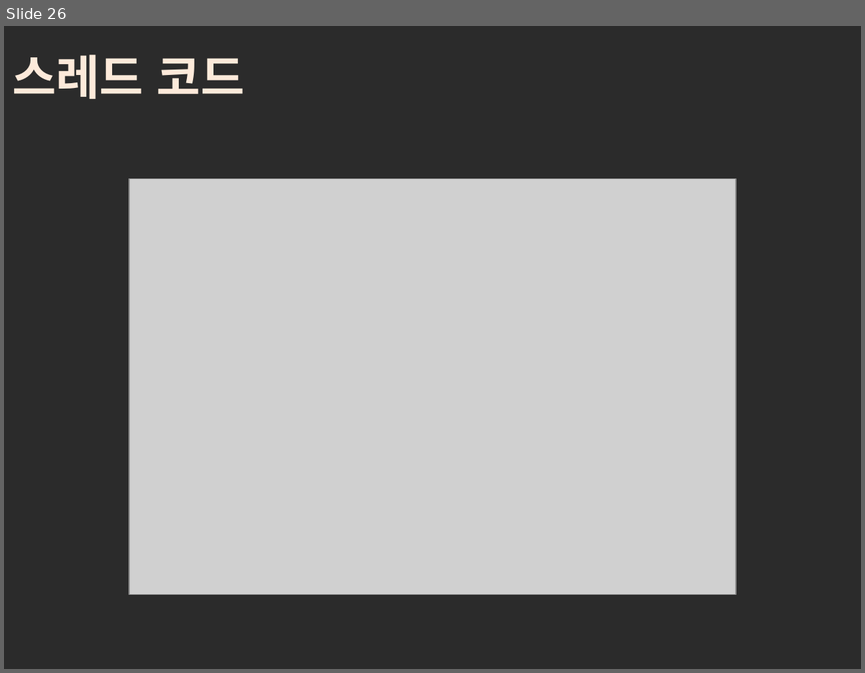
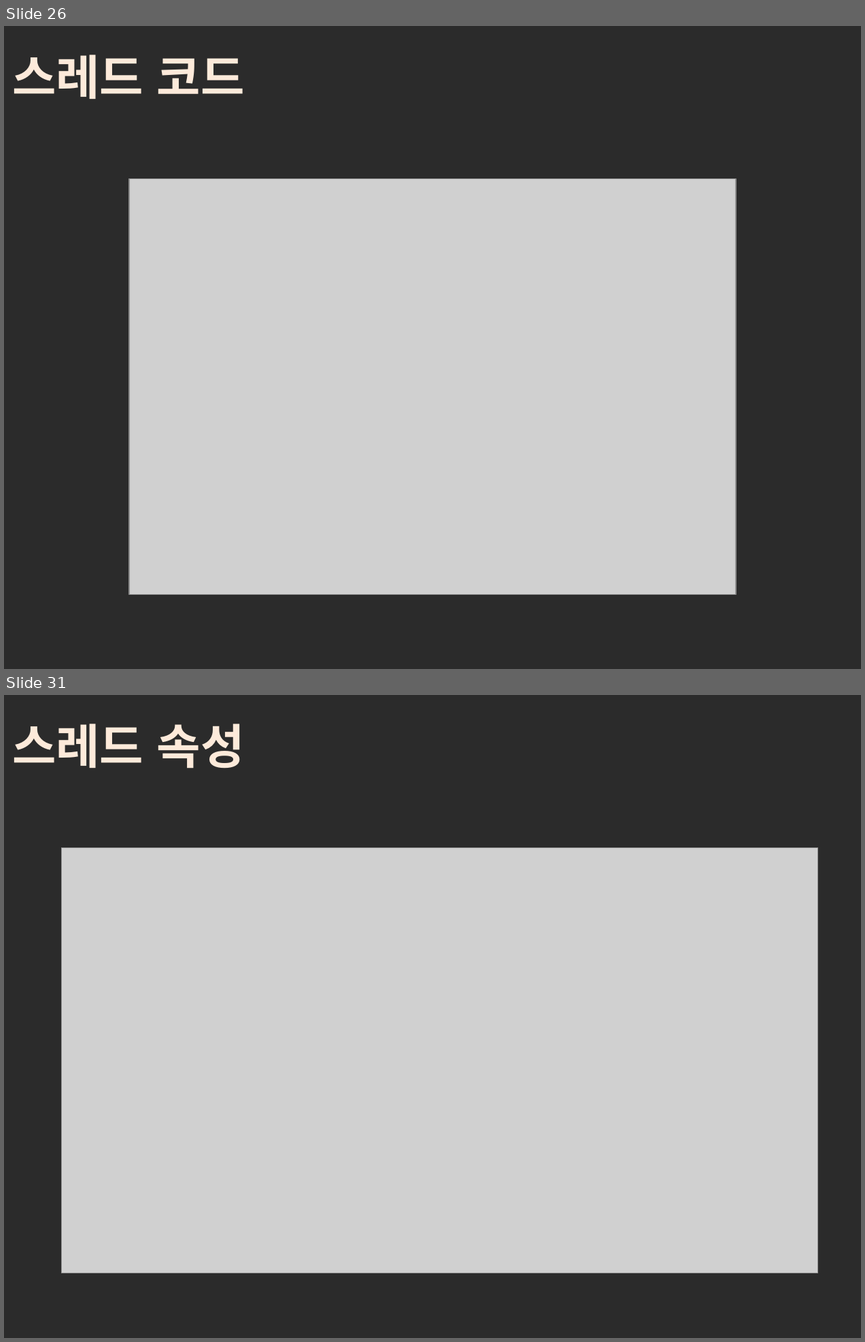
Before and after one commit to kimhyesuu/CSharp-Equipment-control-Study, a slide deck: Socket/PPT/Winform_Tcp_Sample.pptx. Shown one above the other, each under a label of ours: slide 26 before the commit, slides 26 and 31 after it; the slides between them are not shown. The pictures are 865x673 and 865x1342 pixels, drawn with LibreOffice and Linux fonts; fonts in the diff are those of the drawing; grey boxes stand for pictures; background and template pictures are left out; a plain dark background stands for a picture behind light text. Boxes give left, top, right and bottom in pixels: in the first picture for what was removed or moved away, otherwise in the second. Text is boxed around its words. In the diff, an @@ line names an element or a change of style, - is before the commit and + after.

```diff
--- a/Socket/PPT/Winform_Tcp_Sample.pptx
+++ b/Socket/PPT/Winform_Tcp_Sample.pptx
@@ slide 31 added at (4,695,861,1338), background picture (left out) @@
@@ title added at (12,724,245,768), 40 pt, text #FDEADA, bold @@
+스레드 속성
@@ picture added at (61,847,818,1272) @@
```
Also in this commit, not shown: 6 other slides added.
